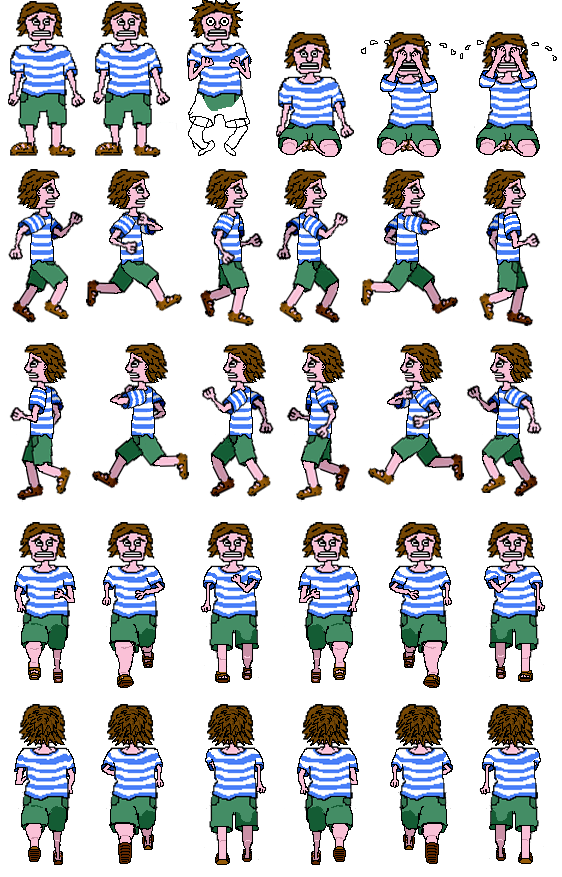
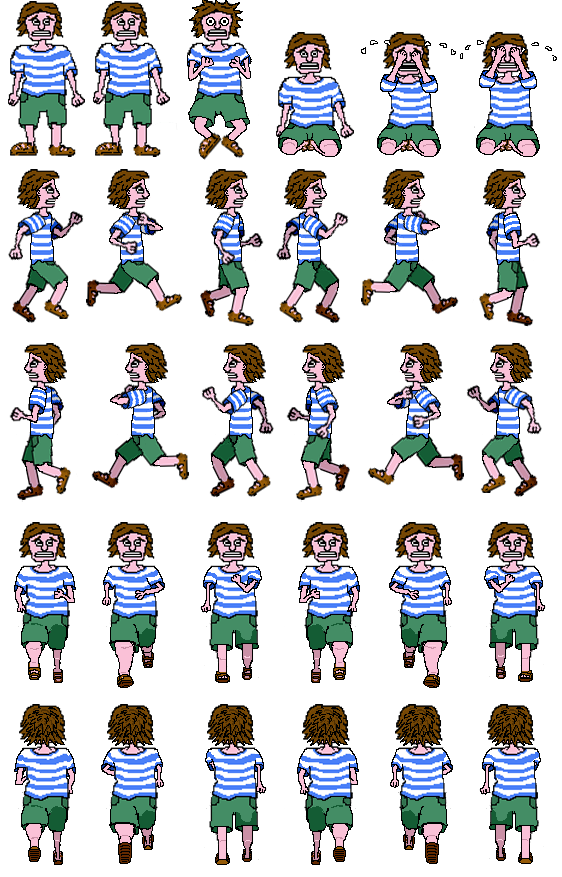
The second 562 x 877 image is a revision of the first. Changes to its layers:
removed layer "Layer 1" over [188, 93, 249, 156]
painted on "hurt" over [188, 93, 249, 160]
